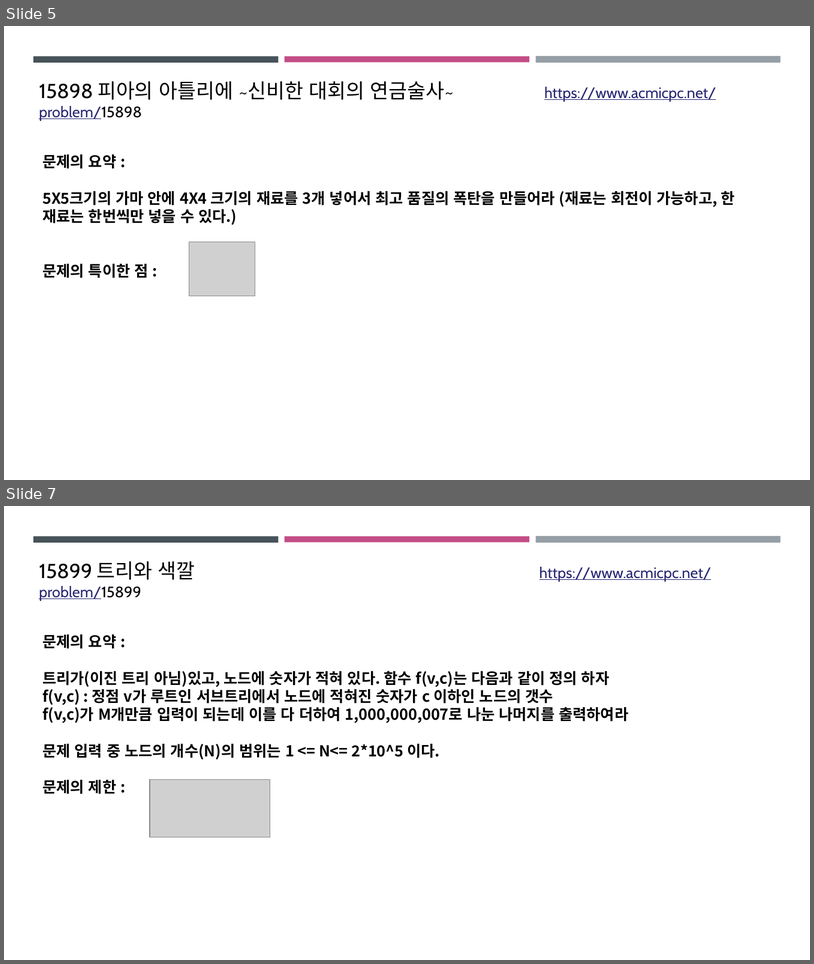
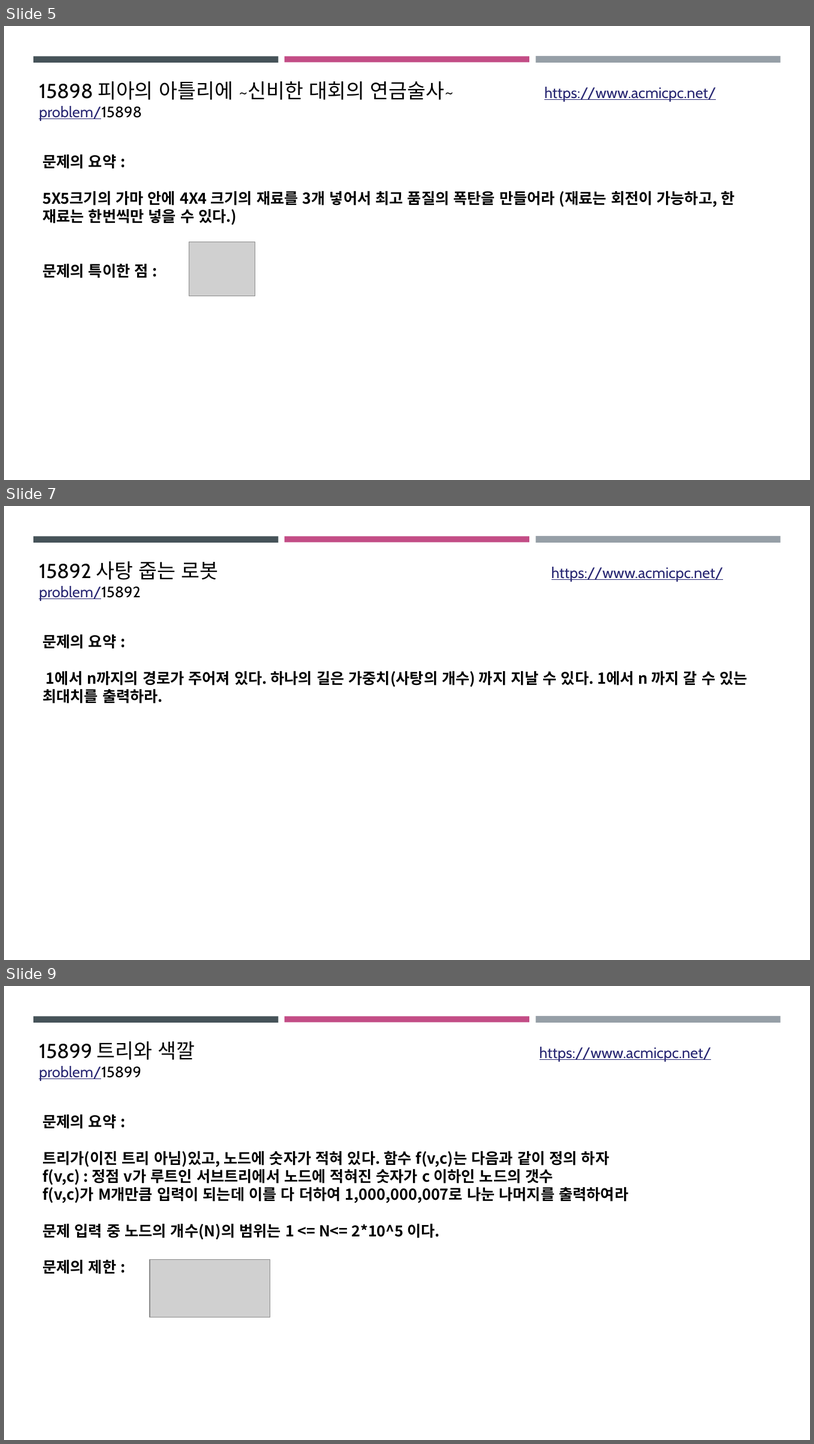
Before and after one commit to ckdgus0505/ACM, a slide deck: PPT 발표자료/UCPC_2018_예선/창현.pptx. Shown one above the other, each under a label of ours: slides 5 and 7 before the commit, slides 5, 7 and 9 after it; the slides between them are not shown. The pictures are 814x964 and 814x1444 pixels, drawn with LibreOffice and Linux fonts; fonts in the diff are those of the drawing; grey boxes stand for pictures. Boxes give left, top, right and bottom in pixels: in the first picture for what was removed or moved away, otherwise in the second. Text is boxed around its words. In the diff, an @@ line names an element or a change of style, - is before the commit and + after.

```diff
--- a/PPT 발표자료/UCPC_2018_예선/창현.pptx
+++ b/PPT 발표자료/UCPC_2018_예선/창현.pptx
@@ slide 7 added at [4,506,810,960], background #FFFFFF; not listed: 3 template elements that a slide beside it also shows @@
@@ text added at [39,561,724,601], 18 pt, text #272672, underline @@
+15892 사탕 줍는 로봇 https://www.acmicpc.net/problem/15892
@@ text added at [42,634,747,703], 18 pt, text #000000, bold @@
+문제의 요약 :
+1에서 n까지의 경로가 주어져 있다. 하나의 길은 가중치(사탕의 개수) 까지 지날 수 있다. 1에서 n 까지 갈 수 있는 최대치를 출력하라.
@@ what was slide 7 is now slide 9 @@
```
Also in this commit, not shown: 3 slides changed, 6 other slides added, 5 other files.
